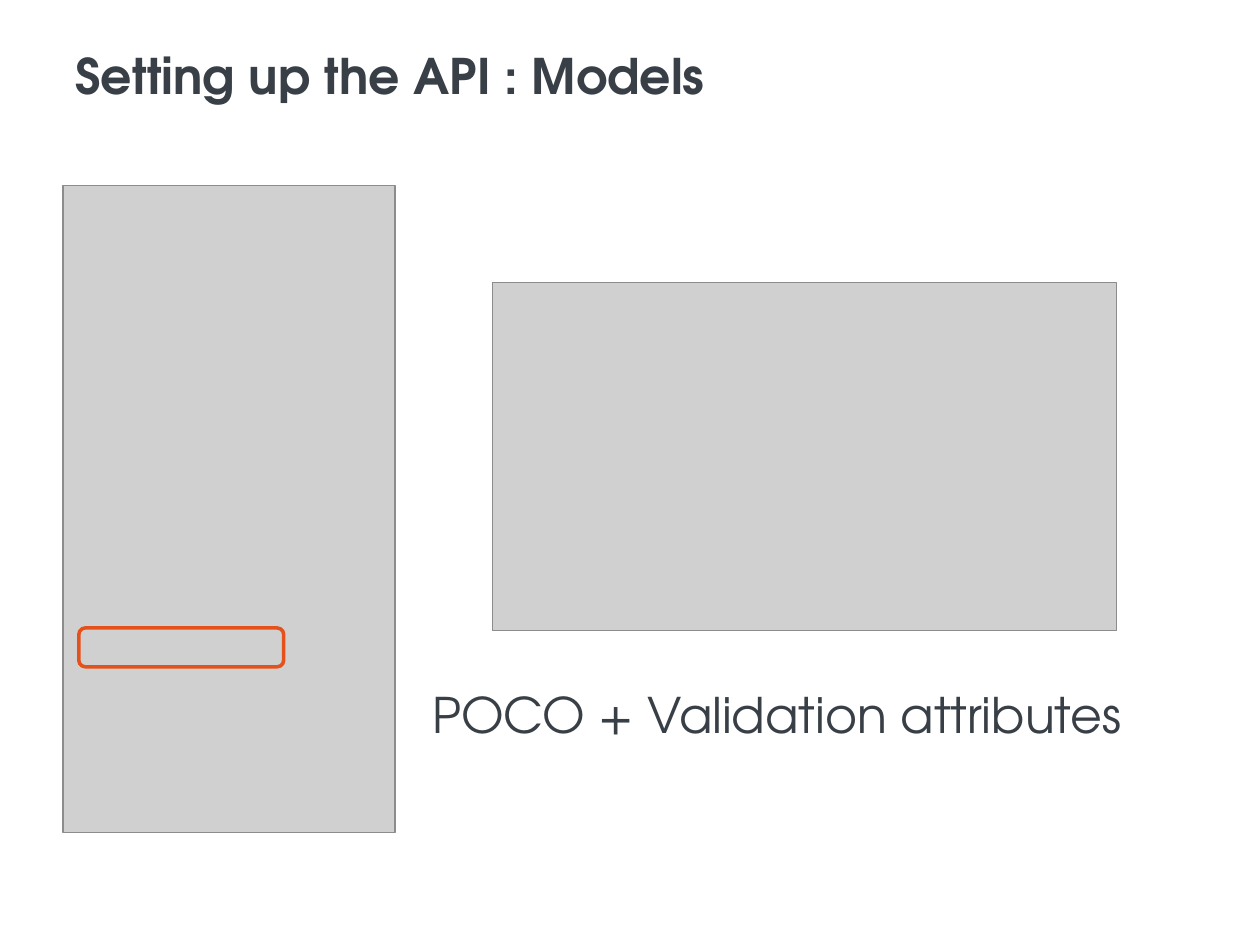
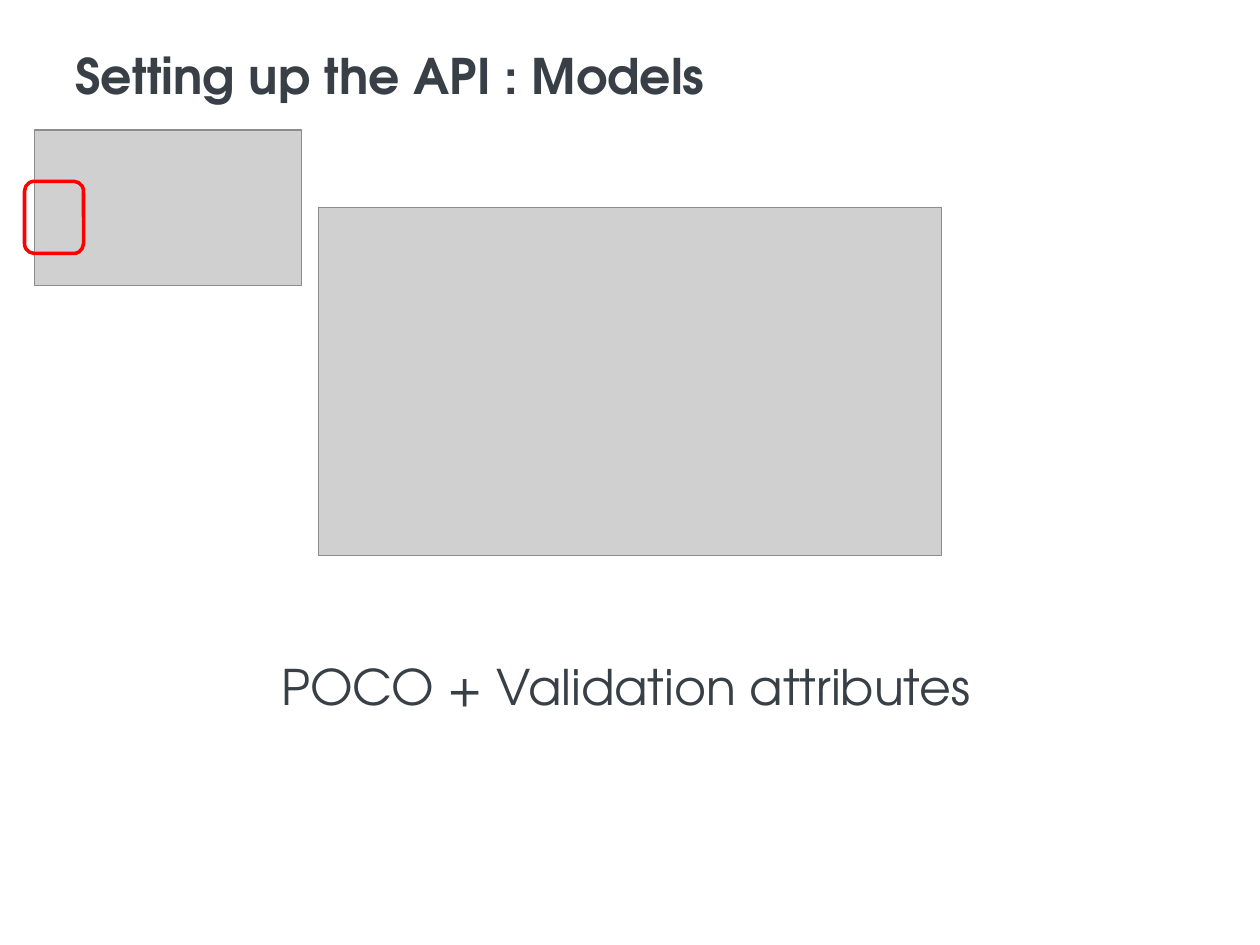
Before and after one commit to BlueInt32/prez_error_handling, a slide deck: slide 23 of Error Handling presentation.pptx (slide 17 before the commit). Drawn at 1260x945 pixels with LibreOffice and Linux fonts; fonts in the diff are those of the drawing; grey boxes stand for pictures; background and template pictures are left out. Boxes give left, top, right and bottom in pixels: in the first picture for what was removed or moved away, otherwise in the second. Text is boxed around its words. In the diff, an @@ line names an element or a change of style, - is before the commit and + after.

```diff
--- a/Error Handling presentation.pptx
+++ b/Error Handling presentation.pptx
@@ picture added at (x1=34, y1=130, x2=301, y2=285) @@
@@ rounded rectangle resized from (x1=79, y1=627, x2=285, y2=667) to (x1=25, y1=181, x2=84, y2=253) @@
@@ rounded rectangle at (x1=25, y1=181, x2=84, y2=253): outline #E5511B 2 pt to #FF0000 2 pt @@
@@ picture removed at (x1=63, y1=185, x2=396, y2=833) @@
@@ picture moved from (x1=493, y1=282, x2=1116, y2=630) to (x1=319, y1=208, x2=942, y2=556) @@
@@ text "POCO + Validation attributes" moved from (x1=432, y1=696, x2=1121, y2=734) to (x1=281, y1=668, x2=970, y2=706) @@
```
Also in this commit, not shown: 21 other slides changed, 28 slides added, 10 slides removed, 18 other files.
